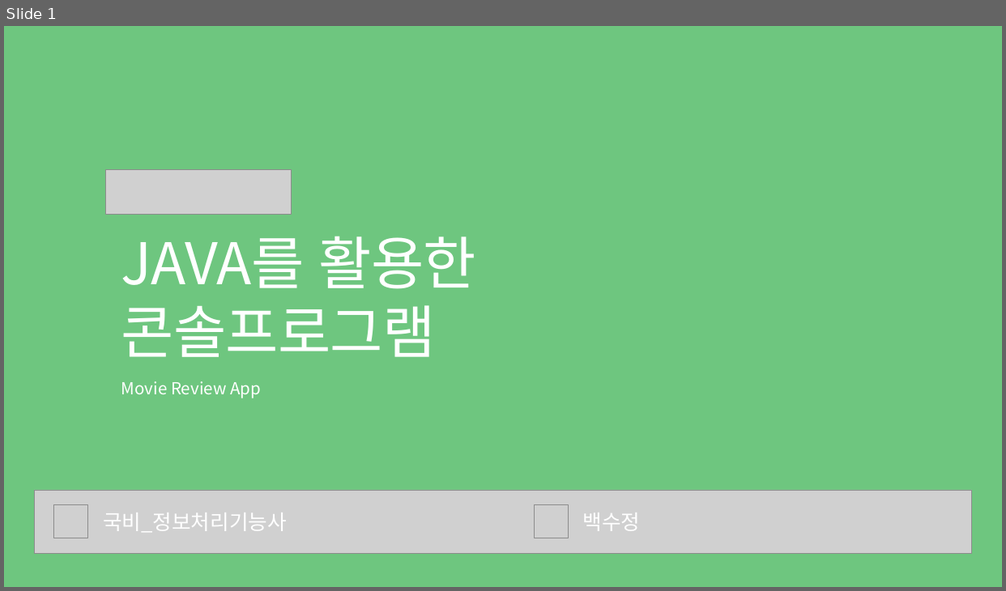
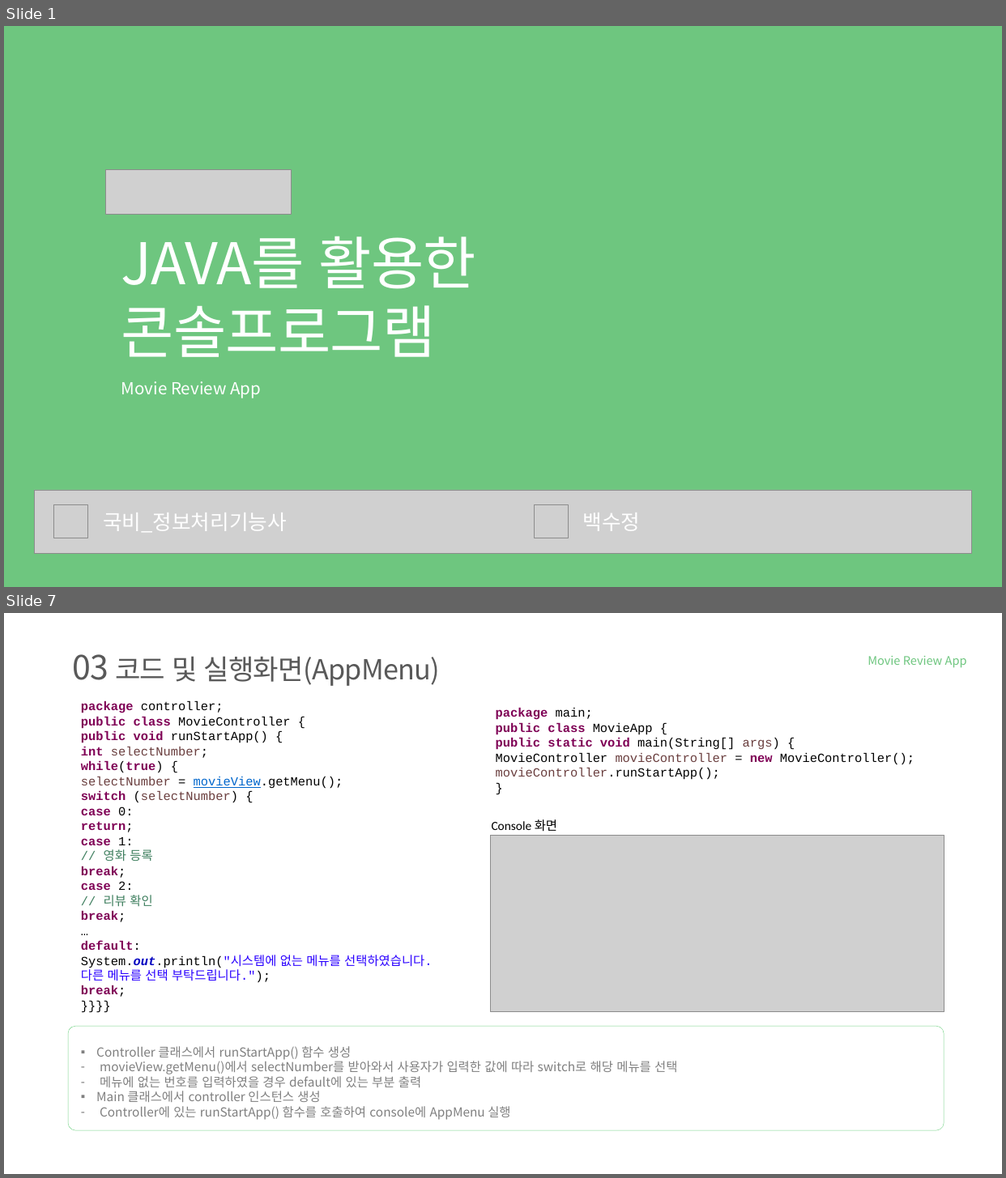
Before and after one commit to tnwjd121/MovieApp, a slide deck: ppt/국비(정보처리기능사)_백수정.pptx. Shown one above the other, each under a label of ours: slide 1 before the commit, slides 1 and 7 after it; the slides between them are not shown. The pictures are 1006x591 and 1006x1178 pixels, drawn with LibreOffice and Linux fonts; fonts in the diff are those of the drawing; grey boxes stand for pictures; background and template pictures are left out. Boxes give left, top, right and bottom in pixels: in the first picture for what was removed or moved away, otherwise in the second. Text is boxed around its words. In the diff, an @@ line names an element or a change of style, - is before the commit and + after.

Commit message:
프로젝트 랭크 함수 수정 및 data 추가

```diff
--- a/ppt/국비(정보처리기능사)_백수정.pptx
+++ b/ppt/국비(정보처리기능사)_백수정.pptx
@@ slide 7 added at [4, 613, 1002, 1174], background #FFFFFF @@
@@ text added at [72, 654, 439, 686], 40 pt, text #595959 @@
+03 코드 및 실행화면(AppMenu)
@@ text added at [867, 656, 967, 668], 17 pt, text #6EC67F @@
+Movie Review App
@@ text added at [81, 701, 432, 997], 18 pt, text #000000 @@
+package controller;
+public class MovieController {
+public void runStartApp() {
+int selectNumber;
+while(true) {
+selectNumber = movieView.getMenu();
+switch (selectNumber) {
+case 0:
+return;
+case 1:
+// 영화 등록
+break;
+case 2:
+// 리뷰 확인
+break;
+…
+default:
+System.out.println("시스템에 없는 메뉴를 선택하였습니다.
+다른 메뉴를 선택 부탁드립니다.");
+break;
+}}}}
@@ text added at [496, 708, 914, 780], 18 pt, text #000000 @@
+package main;
+public class MovieApp {
+public static void main(String[] args) {
+MovieController movieController = new MovieController();
+movieController.runStartApp();
+}
@@ text added at [492, 820, 557, 832], 18 pt, text #000000 @@
+Console 화면
@@ picture added at [491, 836, 944, 1012] @@
@@ rounded rectangle added at [68, 1026, 944, 1131], outline #75D387 0.5 pt @@
@@ text added at [96, 1046, 677, 1120], 18 pt, text #808080 @@
+▪ Controller 클래스에서 runStartApp() 함수 생성
+– movieView.getMenu()에서 selectNumber를 받아와서 사용자가 입력한 값에 따라 switch로 해당 메뉴를 선택
+– 메뉴에 없는 번호를 입력하였을 경우 default에 있는 부분 출력
+▪ Main 클래스에서 controller 인스턴스 생성
+– Controller에 있는 runStartApp() 함수를 호출하여 console에 AppMenu 실행
```
Also in this commit, not shown: 4 slides changed, 4 other slides added, 1 slide removed, 3 other files.
